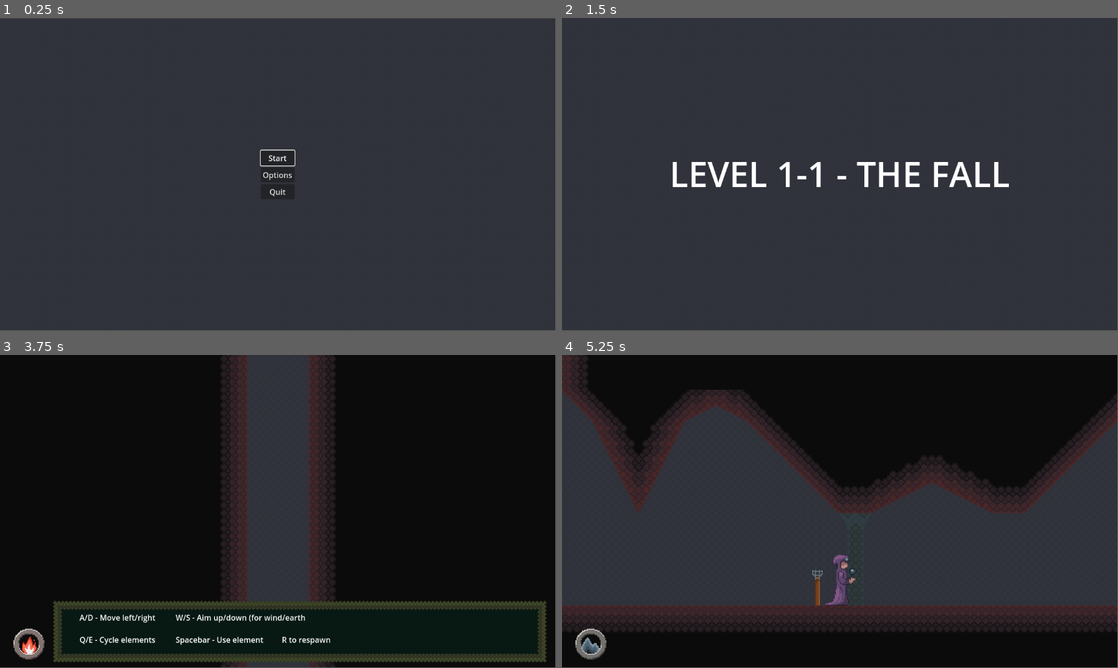
Above: before the commit, frames 1-4 (two rows, left to right).
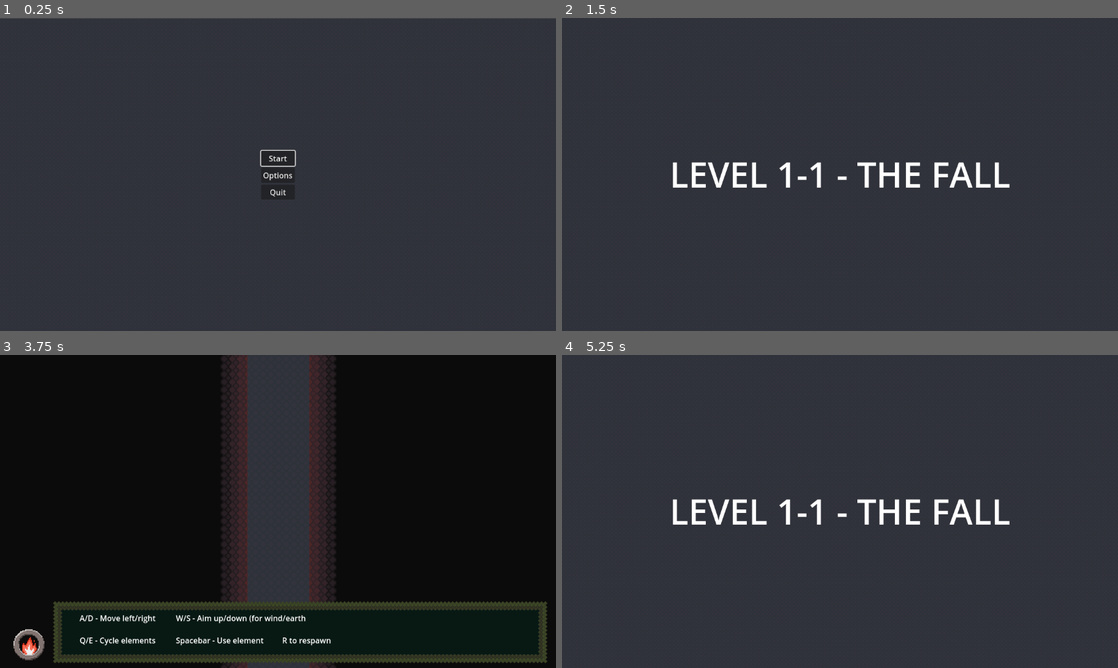
Above: after the commit, the same moments.

Repository: hanseei/superwizquest
Game: Godot game, scene res://Assets/Nodes/Scenes/menu.tscn
Same seed, same stepped clock (60 frames per second), same inputs: the game is played once before the commit and once after it. Sound files missing from this copy of the repository are replaced by a short silence.
Inputs (mouse positions are in pixels of both pictures, inside the frame that each line leads up to):
- Up to frame 1 (0.25 s): no input
- Up to frame 2 (1.5 s): click "Start" at 0.5 s; tap Enter at 1.25 s; hold D (move_right) from 1.28 s (still down); hold E (E) from 1.28 s (still down)
- Up to frame 3 (3.75 s): tap W (move_up) at 1.52, 2.27 s; tap Space (space) at 2, 3.5 s; release E (E) at 2.03 s; tap E (E) at 2.1, 3.05 s; tap Enter at 2.75 s; release D (move_right) at 2.78 s; hold A (move_left) 2.78-3.53 s; hold Q (Q) 2.78-3.53 s; hold D (move_right) from 3.53 s (still down); tap R (R) at 3.6 s
- Up to frame 4 (5.25 s): tap W (move_up) at 3.77, 4.52 s; tap E (E) at 3.8, 4.55 s; hold Space (space) 4.28-5 s; tap Escape (escape, bound only after the commit) at 4.9 s; release D (move_right) at 5 s; click (840, 495) at 5 s, where only the run after the commit has a clickable "Start"
In our replay, the window is 799x449 before the commit and 800x450 after it. These sizes can differ from the game's own. Grey fills any space a smaller window leaves; there, only what the larger window draws over its background counts as a difference.

The runs differ from the first frame. In frame 1, 0.2% of the frame differs, in the area x 46-100%, y 0-58%; in frame 2, 0.6%; in frame 3, 1.8%; in frame 4, 47%, in the area x 0-100%, y 0-100%.

Commit message:
Added full screen and quit

Diff:
--- a/Assets/Nodes/Actors/Player/Scripts/player.gd
+++ b/Assets/Nodes/Actors/Player/Scripts/player.gd
@@ -68,6 +68,8 @@
 
 
 func _input(event):
+	if event.is_action_pressed("escape"):
+		get_tree().change_scene_to_file("res://Assets/Nodes/Scenes/menu.tscn")
 
 	if event.is_action_pressed("space"):
 		shoot_element()
--- a/project.godot
+++ b/project.godot
@@ -21,6 +21,8 @@
 
 [display]
 
+window/size/mode=3
+window/stretch/mode="viewport"
 window/stretch/scale_mode="integer"
 window/vsync/vsync_mode=3
 
@@ -79,6 +81,11 @@
 "events": [Object(InputEventKey,"resource_local_to_scene":false,"resource_name":"","device":-1,"window_id":0,"alt_press …(192 unchanged characters)…
 ]
 }
+escape={
+"deadzone": 0.2,
+"events": [Object(InputEventKey,"resource_local_to_scene":false,"resource_name":"","device":0,"window_id":0,"alt_pressed":false,"shift_pressed":false,"ctrl_pressed":false,"meta_pressed":false,"pressed":false,"keycode":0,"physical_keycode":4194305,"key_label":0,"unicode":0,"location":0,"echo":false,"script":null)
+]
+}
 
 [layer_names]
 
